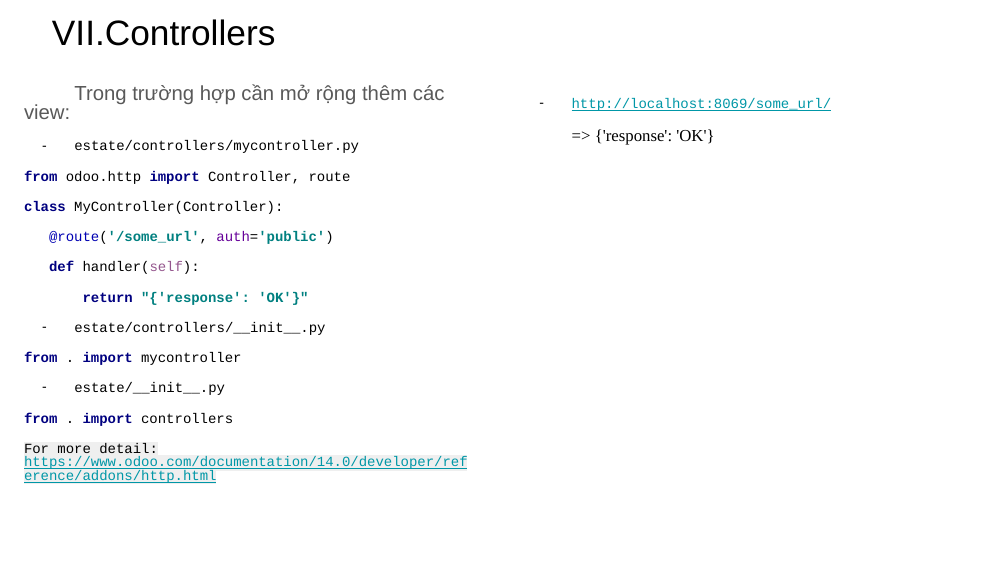
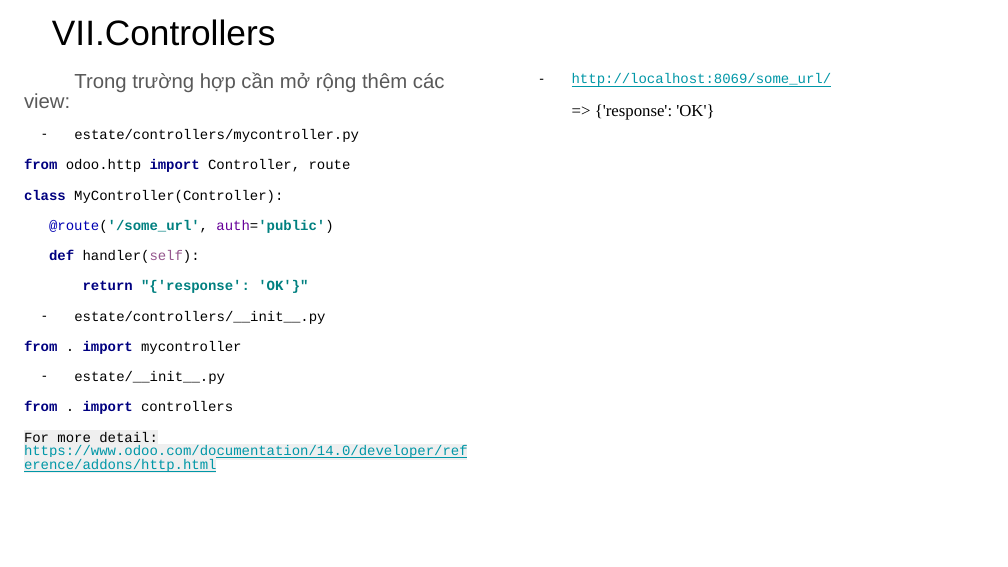
Before and after one commit to pythonology-jp/odoo-tutorial, a slide deck: slide 27 of Odoo Tutorial.pptx (slide 26 before the commit). Drawn at 1008x567 pixels with LibreOffice and Linux fonts; fonts in the diff are those of the drawing. Boxes give left, top, right and bottom in pixels: in the first picture for what was removed or moved away, otherwise in the second. Text is boxed around its words. In the diff, an @@ line names an element or a change of style, - is before the commit and + after.

```diff
--- a/Odoo Tutorial.pptx
+++ b/Odoo Tutorial.pptx
@@ text "Trong trường hợp cần mở ...": place and size @@
-text "Trong trường hợp cần mở ..." at <box>24,84,468,483</box>
+text "Trong trường hợp cần mở ..." at <box>24,72,468,472</box>
@@ text "http://localhost:8069/some_url/": place and size @@
-text "http://localhost:8069/some_url/" at <box>572,98,832,145</box>
+text "http://localhost:8069/some_url/" at <box>572,73,832,120</box>
```
Also in this commit, not shown: 2 other slides changed, 5 slides added.
